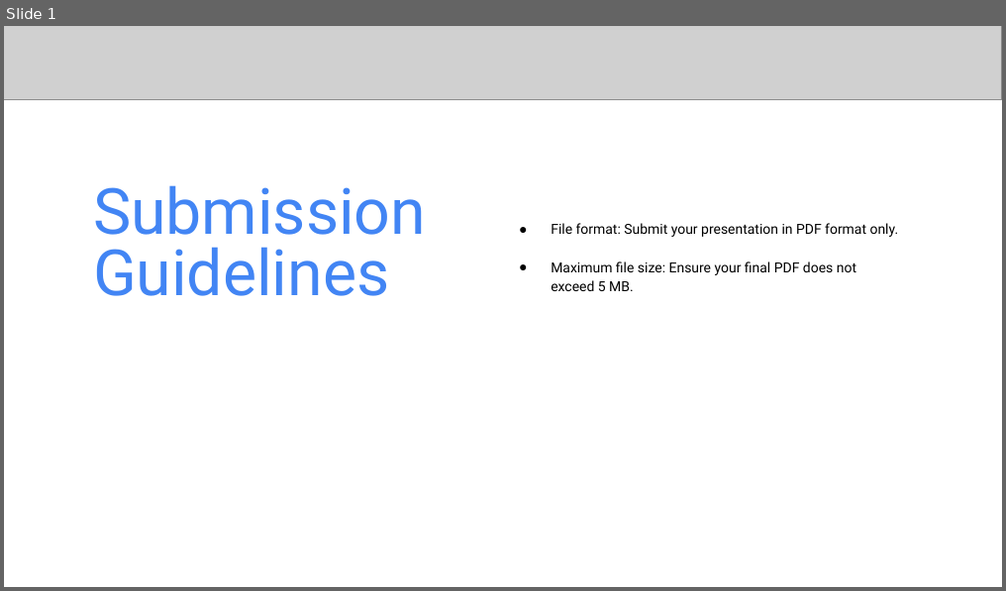
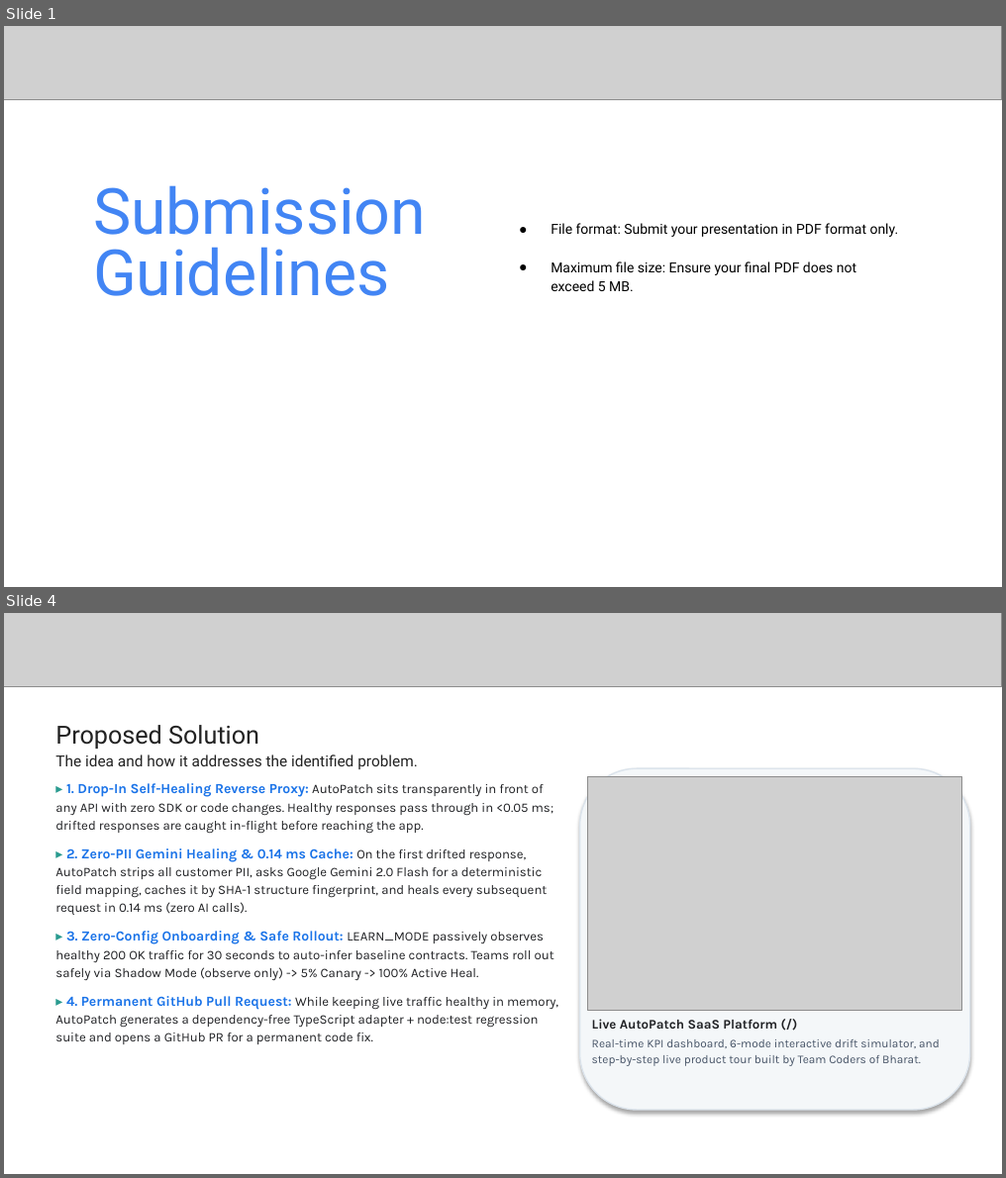
Before and after one commit to Asqi06/Buildathon, a slide deck: Startup_Buildathon_Coders_of_Bharat_AutoPatch.pptx. Shown one above the other, each under a label of ours: slide 1 before the commit, slides 1 and 4 after it; the slides between them are not shown. The pictures are 1006x591 and 1006x1178 pixels, drawn with LibreOffice and Linux fonts; fonts in the diff are those of the drawing; grey boxes stand for pictures. Boxes give left, top, right and bottom in pixels: in the first picture for what was removed or moved away, otherwise in the second. Text is boxed around its words. In the diff, an @@ line names an element or a change of style, - is before the commit and + after.

Commit message:
chore(deck): remove explicit % weights from UI and update pitch deck with clear explanations and live screenshots

```diff
--- a/Startup_Buildathon_Coders_of_Bharat_AutoPatch.pptx
+++ b/Startup_Buildathon_Coders_of_Bharat_AutoPatch.pptx
@@ slide 4 added at (4, 613, 1002, 1174), background #FFFFFF @@
@@ picture added at (4, 613, 1002, 687) @@
@@ text added at (55, 725, 418, 769), 11 pt, text #222222 @@
+Proposed Solution
+The idea and how it addresses the identified problem.
@@ text added at (55, 783, 558, 1045), 9.4 pt, text #202124 @@
+▸ 1. Drop-In Self-Healing Reverse Proxy: AutoPatch sits transparently in front of any API with zero SDK or code changes. Healthy responses pass through in <0.05 ms; drifted responses are caught in-flight before reaching the app.
+▸ 2. Zero-PII Gemini Healing & 0.14 ms Cache: On the first drifted response, AutoPatch strips all customer PII, asks Google Gemini 2.0 Flash for a deterministic field mapping, caches it by SHA-1 structure fingerprint, and heals every subsequent request in 0.14 ms (zero AI calls).
+▸ 3. Zero-Config Onboarding & Safe Rollout: LEARN_MODE passively observes healthy 200 OK traffic for 30 seconds to auto-infer baseline contracts. Teams roll out safely via Shadow Mode (observe only) -> 5% Canary -> 100% Active Heal.
+▸ 4. Permanent GitHub Pull Request: While keeping live traffic healthy in memory, AutoPatch generates a dependency-free TypeScript adapter + node:test regression suite and opens a GitHub PR for a permanent code fix.
@@ rounded rectangle added at (580, 768, 970, 1110), fill #F4F7F9, outline #DCE4EC 1 pt @@
@@ picture added at (588, 776, 962, 1010) @@
@@ text added at (592, 1019, 940, 1066), 8.5 pt, text #475467 @@
+Live AutoPatch SaaS Platform (/)
+Real-time KPI dashboard, 6-mode interactive drift simulator, and step-by-step live product tour built by Team Coders of Bharat.
```
Also in this commit, not shown: 6 other slides added, 7 slides removed, 4 other files.
